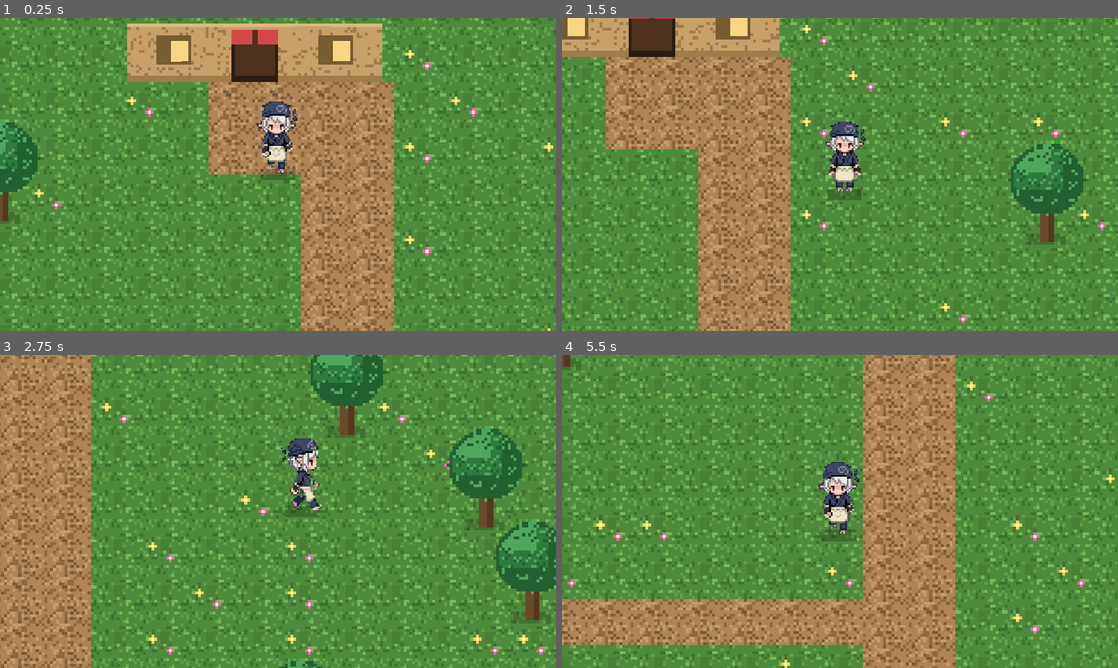
Above: before the commit, frames 1-4 (two rows, left to right).
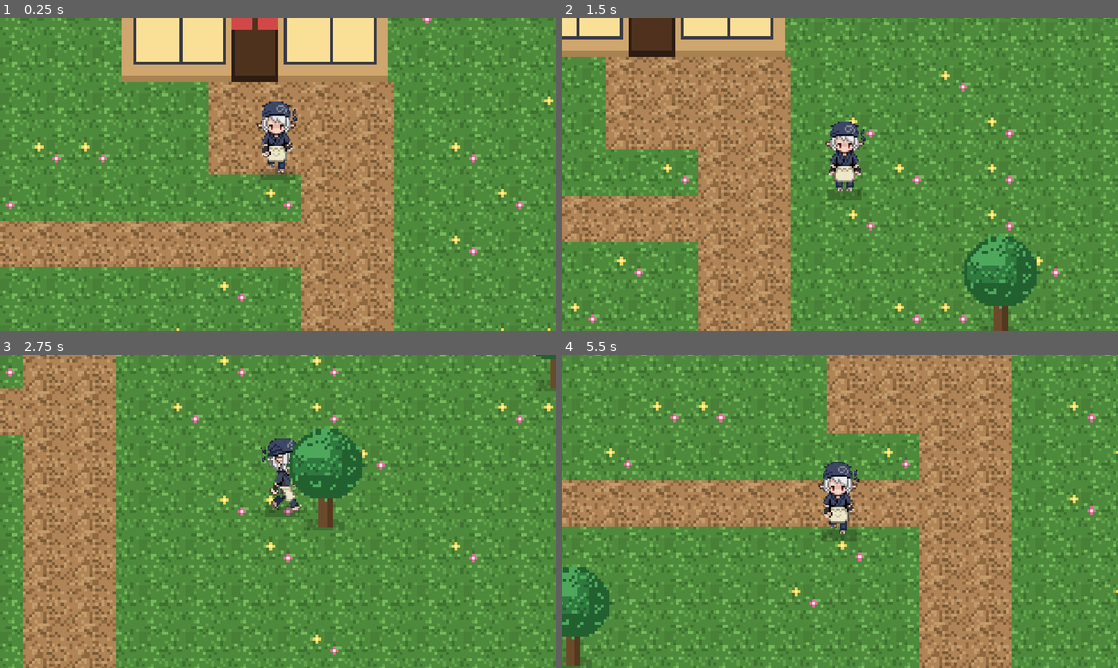
Above: after the commit, the same moments.

Repository: meloalright/ramen-ya
Game: Godot game, scene res://scenes/World.tscn
Two runs of this game, one before a commit and one after it. Both use one fixed random seed, a clock stepped at 60 frames per second and the inputs below.
Inputs (mouse positions are in pixels of both pictures, inside the frame that each line leads up to):
- Up to frame 1 (0.25 s): no input
- Up to frame 2 (1.5 s): tap Enter at 0.5, 1.35 s; move the mouse to (962, 158) at 0.52 s; hold D 0.53-1.28 s; tap M at 0.6 s; click (962, 158) at 0.67 s; tap Space at 0.77 s; move the mouse to (728, 190) at 1.27 s; hold S from 1.28 s (still down)
- Up to frame 3 (2.75 s): tap Space at 1.52 s; move the mouse to (333, 442) at 2.02 s; release S at 2.03 s; hold D from 2.03 s (still down); tap R at 2.1 s
- Up to frame 4 (5.5 s): move the mouse to (812, 574) at 2.77 s; release D at 2.78 s; hold W 2.78-3.53 s; tap 0 at 2.85 s; click (812, 574) at 2.92 s; tap Space at 3.02, 3.77, 4.52 s; move the mouse to (1006, 558) at 3.52 s; hold A 3.53-5.03 s; tap E at 3.6 s; move the mouse to (673, 464) at 4.27 s; tap M at 4.35 s; move the mouse to (867, 511) at 5.02 s; hold S from 5.03 s (still down); tap Enter at 5.1 s; click (867, 511) at 5.17 s

The runs differ from the first frame. In frame 1, 16% of the frame differs, in the area x 0-100%, y 0-100%; in frame 2, 12%; in frame 3, 35%; in frame 4, 46%.

Commit message:
art: make the ramen shop the ground floor of a tall building
Redesign the overworld shop sprite (assets/world/shop.png) from a
standalone red-roof house into a 大厦底商: a multi-storey building with a
rooftop water tank and floors of lit/dark windows, and the ramen shop as
the ground-floor storefront — red/white awning, 拉麵 sign, display windows
and a noren door.

World.gd bottom-aligns the taller sprite to the footprint and moves the
shop a few rows down so the whole tower fits in the map; the 拉麵 text now
sits on the awning sign.

Co-Authored-By: Claude Opus 4.8 (1M context) <noreply@anthropic.com>

Diff:
--- a/scripts/World.gd
+++ b/scripts/World.gd
@@ -178,8 +178,8 @@
 		if _walkable_for_tree(tx, ty):
 			map[ty][tx] = T_TREE
 
-	# --- the ramen shop (building) ---
-	_place_shop(rx - 4, 6)
+	# --- the ramen shop: ground floor of a tall building ---
+	_place_shop(rx - 4, 11)
 
 
 func _walkable_for_tree(x: int, y: int) -> bool:
@@ -514,10 +514,11 @@
 	if wtex.has("shop"):
 		var s: Texture2D = wtex["shop"]
 		var ox := tl.x * TILE
-		var oy := tl.y * TILE - 20            # sprite reserves 20px above the footprint
+		# bottom-align the tall building to the footprint (4 tiles tall)
+		var oy := (tl.y + 4) * TILE - s.get_height()
 		draw_texture_rect(s, Rect2(ox, oy, s.get_width(), s.get_height()), false)
-		# shop name on the signboard baked into the sprite
-		_wtext("拉麵", Vector2(ox + s.get_width() / 2.0, oy + 12), 9, C_WHITE, HORIZONTAL_ALIGNMENT_CENTER)
+		# shop name on the storefront awning sign (SHOP_SIGN_Y in generate.py)
+		_wtext("拉麵", Vector2(ox + s.get_width() / 2.0, oy + 134), 9, C_WHITE, HORIZONTAL_ALIGNMENT_CENTER)
 		return
 	var w := 6
 	var h := 4
Binary file changed: assets/world/shop.png
Not shown, changed: README.md
Not shown, changed: assets/world/generate.py
